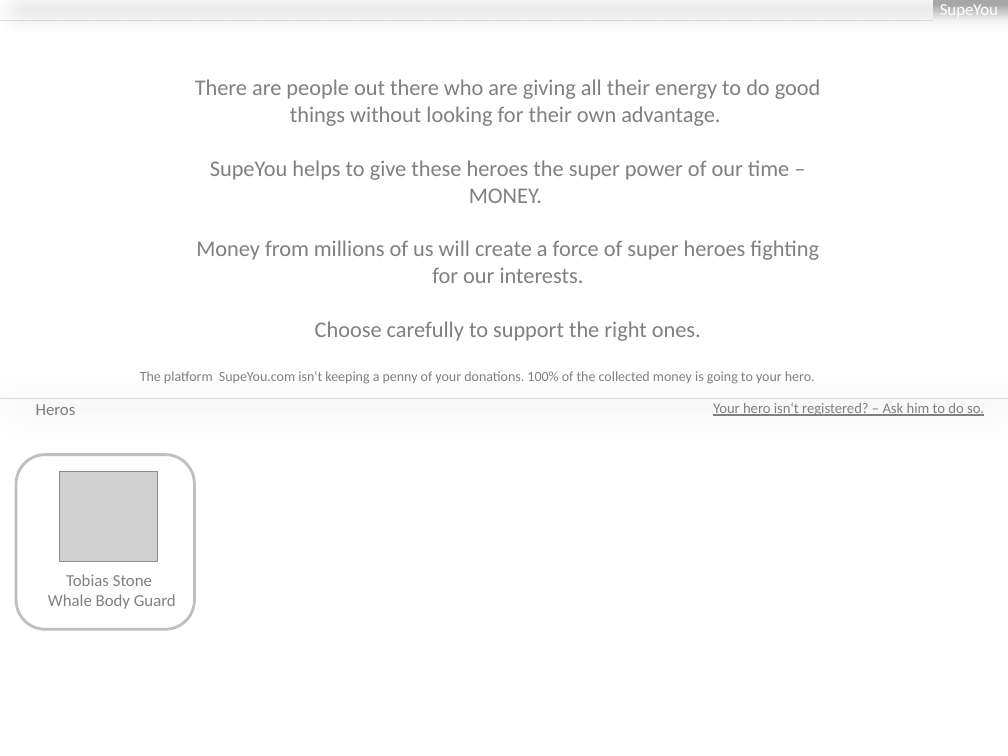
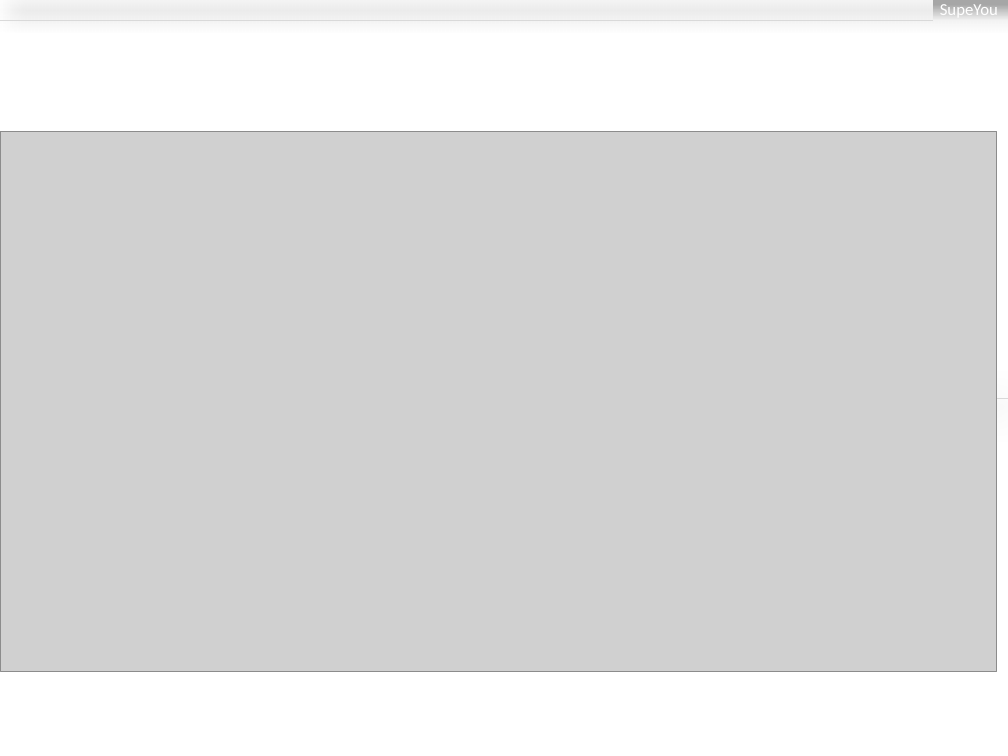
Before and after one commit to MoritzTheile/com.supeyou, a slide deck: slide 3 of com.supeyou.project/doc/SupeYou.pptx. Drawn at 1008x756 pixels with LibreOffice and Linux fonts; fonts in the diff are those of the drawing; grey boxes stand for pictures. Boxes give left, top, right and bottom in pixels: in the first picture for what was removed or moved away, otherwise in the second. Text is boxed around its words. In the diff, an @@ line names an element or a change of style, - is before the commit and + after.

```diff
--- a/com.supeyou.project/doc/SupeYou.pptx
+++ b/com.supeyou.project/doc/SupeYou.pptx
@@ text removed at (x1=195, y1=79, x2=821, y2=341) @@
-There are people out there who are giving all their energy to do good things without looking for their own advantage.
-SupeYou helps to give these heroes the super power of our time – MONEY.
-Money from millions of us will create a force of super heroes fighting for our interests.
-Choose carefully to support the right ones.
@@ picture added at (x1=1, y1=131, x2=997, y2=671) @@
@@ text removed at (x1=140, y1=371, x2=815, y2=384) @@
-The platform SupeYou.com isn‘t keeping a penny of your donations. 100% of the collected money is going to your hero.
@@ text removed at (x1=36, y1=404, x2=76, y2=415) @@
-Heros
@@ text removed at (x1=713, y1=403, x2=984, y2=416) @@
-Your hero isn‘t registered? – Ask him to do so.
@@ rounded rectangle removed at (x1=16, y1=455, x2=195, y2=629) @@
@@ picture removed at (x1=59, y1=472, x2=157, y2=561) @@
@@ text removed at (x1=48, y1=594, x2=176, y2=609) @@
-Whale Body Guard
@@ text removed at (x1=66, y1=574, x2=152, y2=586) @@
-Tobias Stone
```
Also in this commit, not shown: 1 other slide changed, 8 other files.
